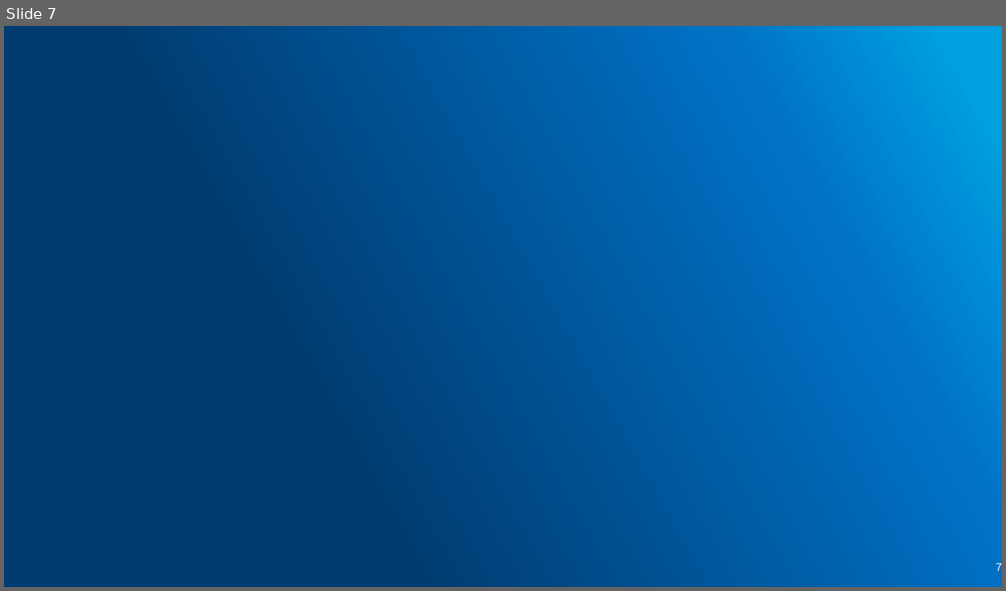
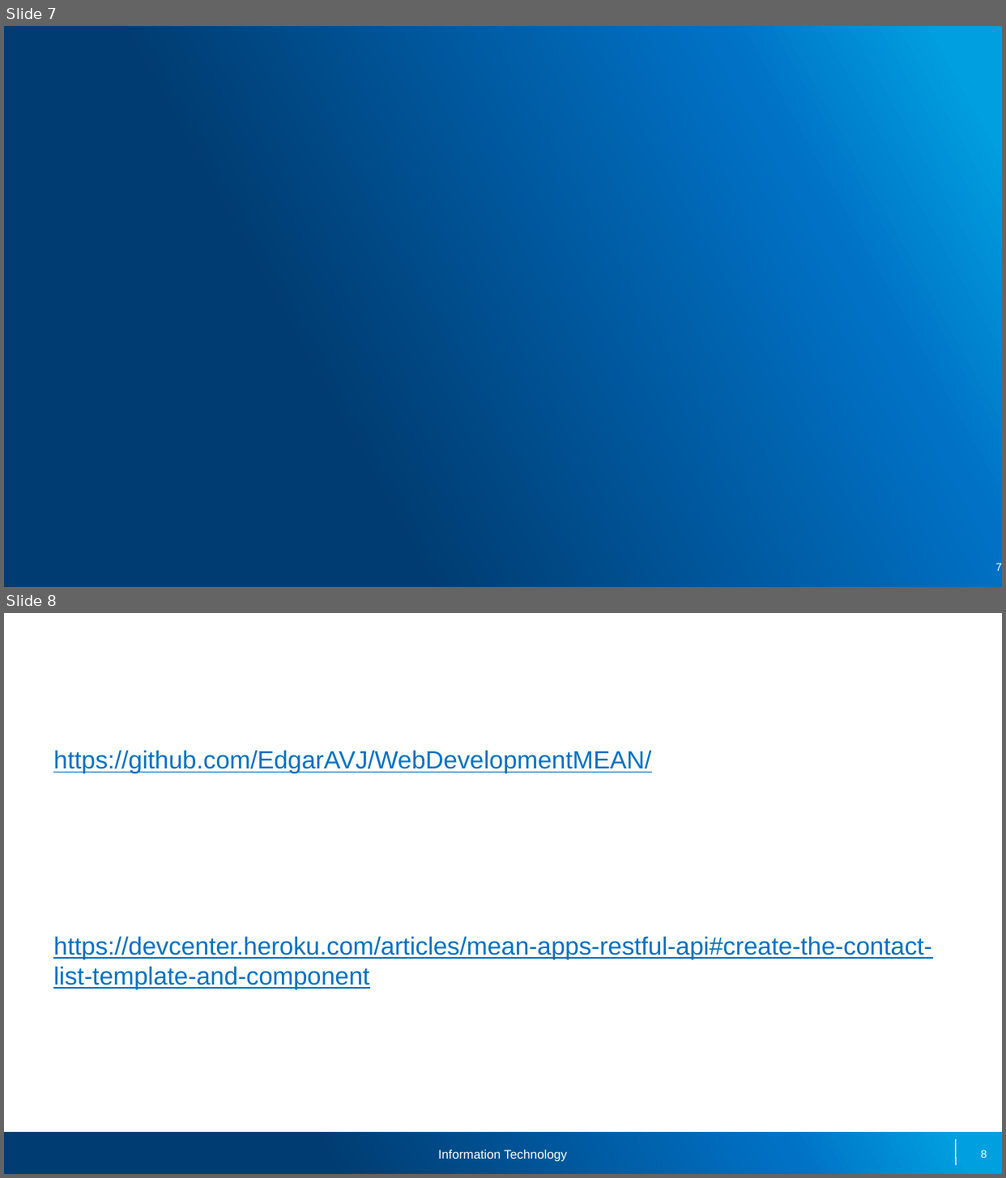
Before and after one commit to EdgarAVJ/WebDevelopmentMEAN, a slide deck: Mean.pptx. Shown one above the other, each under a label of ours: slide 7 before the commit, slides 7 and 8 after it. The pictures are 1006x591 and 1006x1178 pixels, drawn with LibreOffice and Linux fonts; fonts in the diff are those of the drawing; background and template pictures are left out. Boxes give left, top, right and bottom in pixels: in the first picture for what was removed or moved away, otherwise in the second. Text is boxed around its words. In the diff, an @@ line names an element or a change of style, - is before the commit and + after.

```diff
--- a/Mean.pptx
+++ b/Mean.pptx
@@ slide 8 added at bbox=[4, 613, 1002, 1174], background #FFFFFF @@
@@ text added at bbox=[53, 750, 932, 990], 18 pt, text #0071C5, underline @@
+https://github.com/EdgarAVJ/WebDevelopmentMEAN/
+https://devcenter.heroku.com/articles/mean-apps-restful-api#create-the-contact-list-template-and-component
@@ rectangle added at bbox=[4, 1133, 1002, 1174], fill gradient #003C71 to #0071C5 to #009FDF @@
@@ line added from (955, 1139) to (956, 1166), #FFFFFF 0.75 pt @@
@@ text added at bbox=[438, 1149, 567, 1162], 9 pt, text #FFFFFF @@
+Information Technology
@@ page number added at bbox=[981, 1150, 987, 1158], 8 pt, text #FFFFFF @@
+8
```
